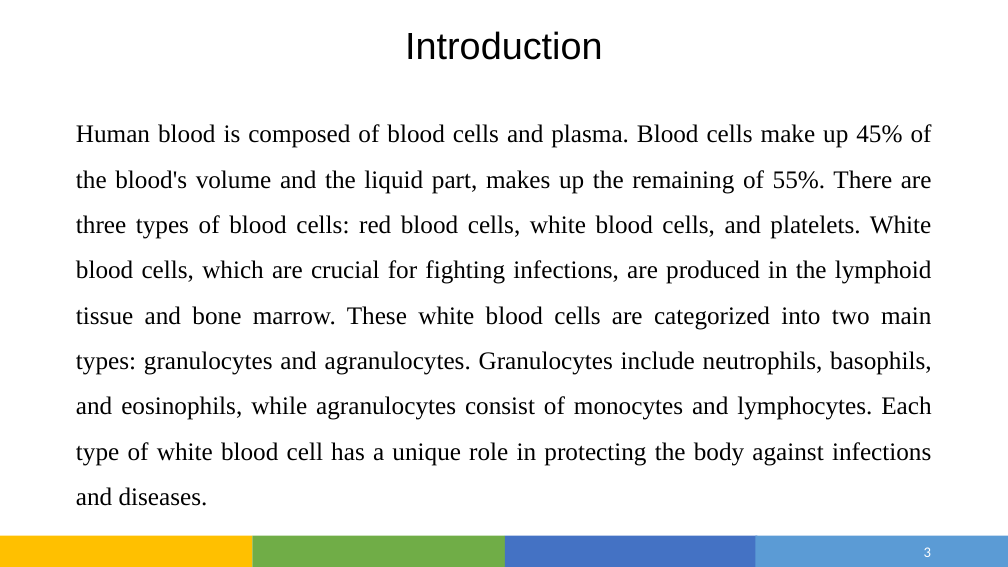
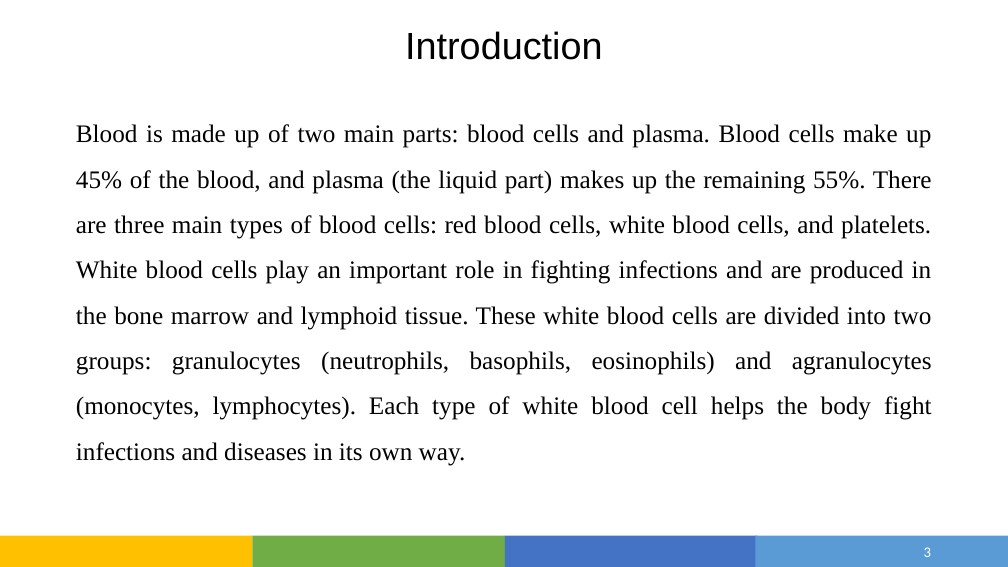
Before and after one commit to Devjethva1111/White_blood_cell, a slide deck: slide 3 of Blood Cell Image Classifier using Deep learning Techniques.pptx. Drawn at 1008x567 pixels with LibreOffice and Linux fonts; fonts in the diff are those of the drawing. Boxes give left, top, right and bottom in pixels: in the first picture for what was removed or moved away, otherwise in the second. Text is boxed around its words. In the diff, an @@ line names an element or a change of style, - is before the commit and + after.

Commit message:
New
New

```diff
--- a/Blood Cell Image Classifier using Deep learning Techniques.pptx
+++ b/Blood Cell Image Classifier using Deep learning Techniques.pptx
@@ text at (76,124,932,466): text changed @@
-Human blood is composed of blood cells and plasma. Blood cells make up 45% of the blood's volume and the liquid part, makes up the remaining of 55%. There are three types of blood cells: red blood cells, white blood cells, and platelets. White blood cells, which are crucial for fighting infections, are produced in the lymphoid tissue and bone marrow. These white blood cells are categorized into two main types: granulocytes and agranulocytes. Granulocytes include neutrophils, basophils, and eosinophils, while agranulocytes consist of monocytes and lymphocytes. Each type of white blood cell has a unique role in protecting the body against infections and diseases.
+Blood is made up of two main parts: blood cells and plasma. Blood cells make up 45% of the blood, and plasma (the liquid part) makes up the remaining 55%. There are three main types of blood cells: red blood cells, white blood cells, and platelets. White blood cells play an important role in fighting infections and are produced in the bone marrow and lymphoid tissue. These white blood cells are divided into two groups: granulocytes (neutrophils, basophils, eosinophils) and agranulocytes (monocytes, lymphocytes). Each type of white blood cell helps the body fight infections and diseases in its own way.
```
Also in this commit, not shown: 3 other slides changed.
